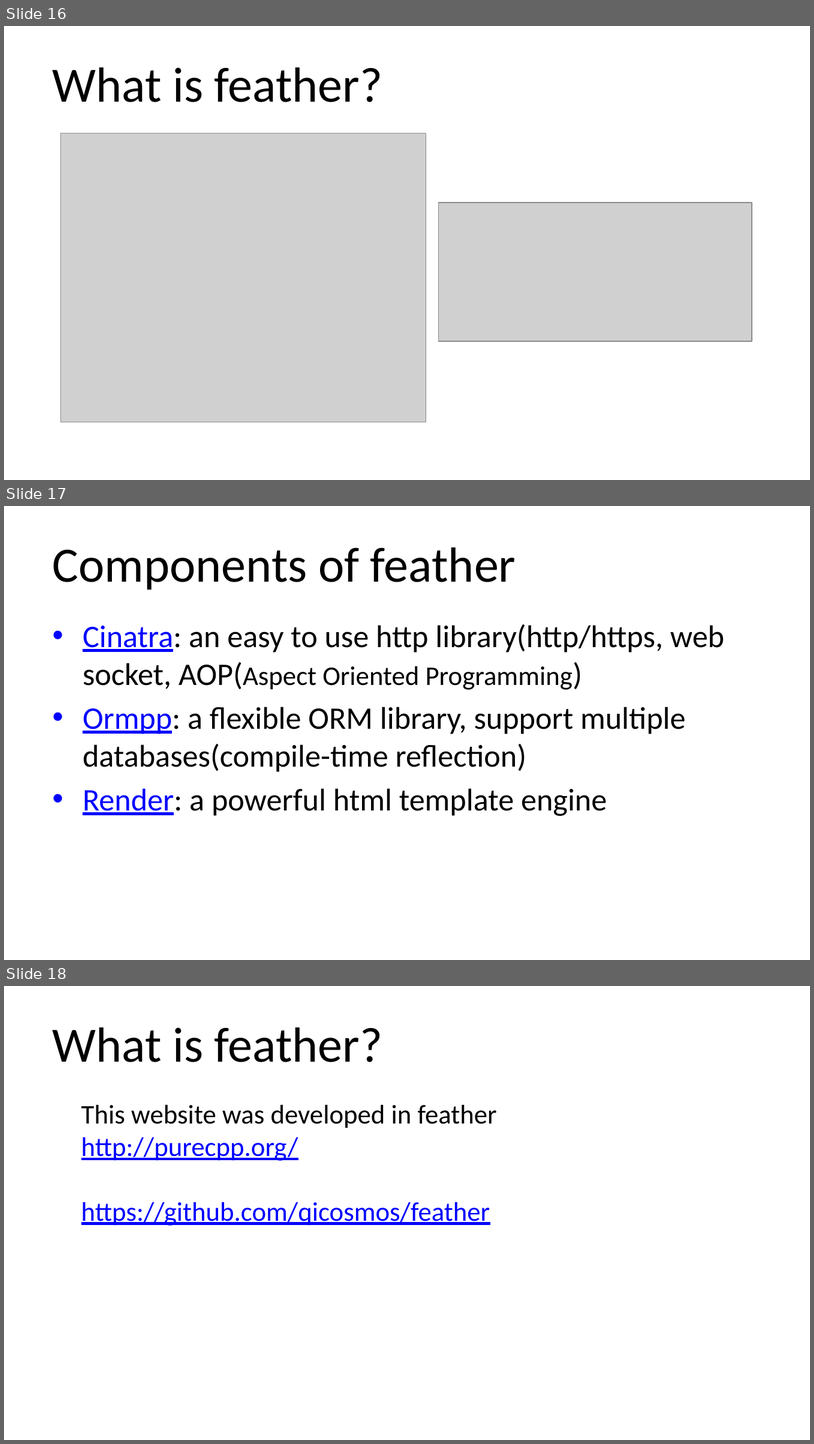
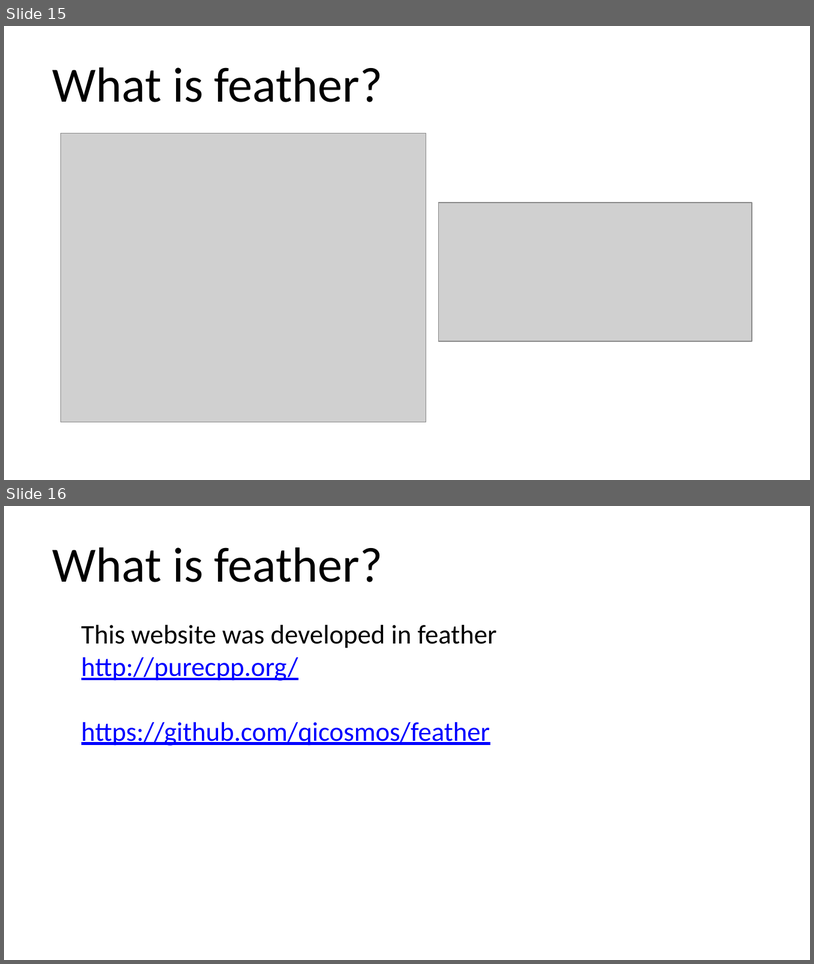
Before and after one commit to qicosmos/cppcon2018, a slide deck: cppcon2018.pptx. Shown one above the other, each under a label of ours: slides 16, 17 and 18 before the commit, slides 15 and 16 after it. The pictures are 814x1444 and 814x964 pixels, drawn with LibreOffice and Linux fonts; fonts in the diff are those of the drawing; grey boxes stand for pictures. Boxes give left, top, right and bottom in pixels: in the first picture for what was removed or moved away, otherwise in the second. Text is boxed around its words. In the diff, an @@ line names an element or a change of style, - is before the commit and + after.

```diff
--- a/cppcon2018.pptx
+++ b/cppcon2018.pptx
@@ slide 17 removed at <box>4,506,810,960</box>, background #FFFFFF @@
@@ title removed at <box>53,547,516,590</box> @@
-Components of feather
@@ text removed at <box>83,624,725,816</box> @@
-• Cinatra: an easy to use http library(http/https, web socket, AOP(Aspect Oriented Programming)
-• Ormpp: a flexible ORM library, support multiple databases(compile-time reflection)
-• Render: a powerful html template engine
@@ what was slide 16 is now slide 15 @@
@@ what was slide 18 is now slide 16 @@
```
Also in this commit, not shown: 6 slides changed, 1 slide added, 2 other slides removed.
